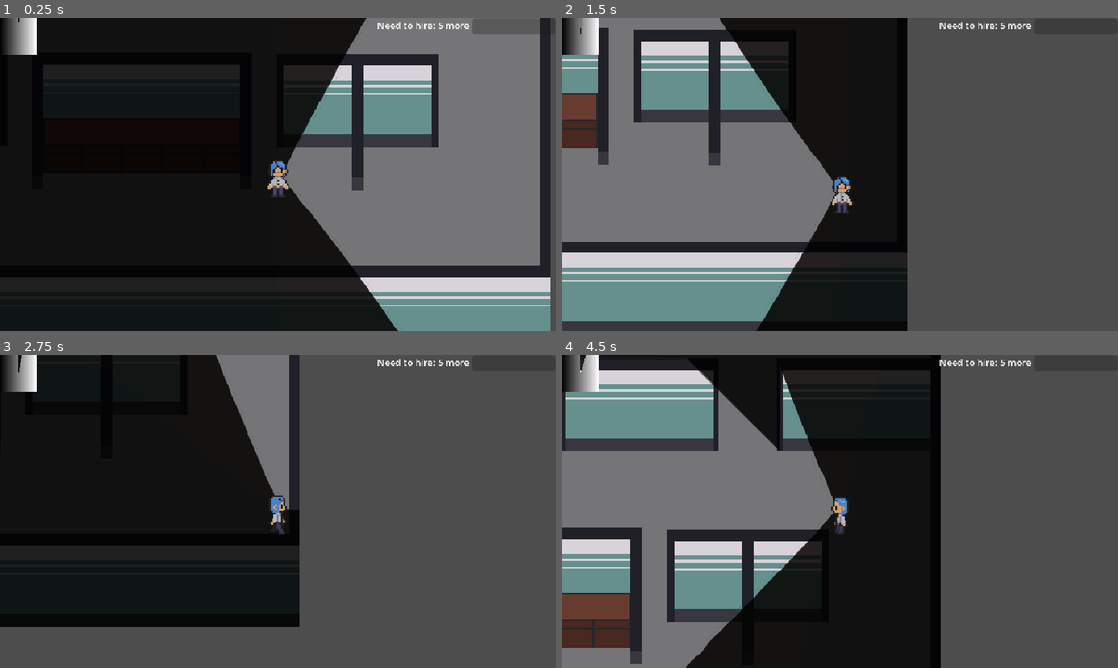
Above: before the commit, frames 1-4 (two rows, left to right).
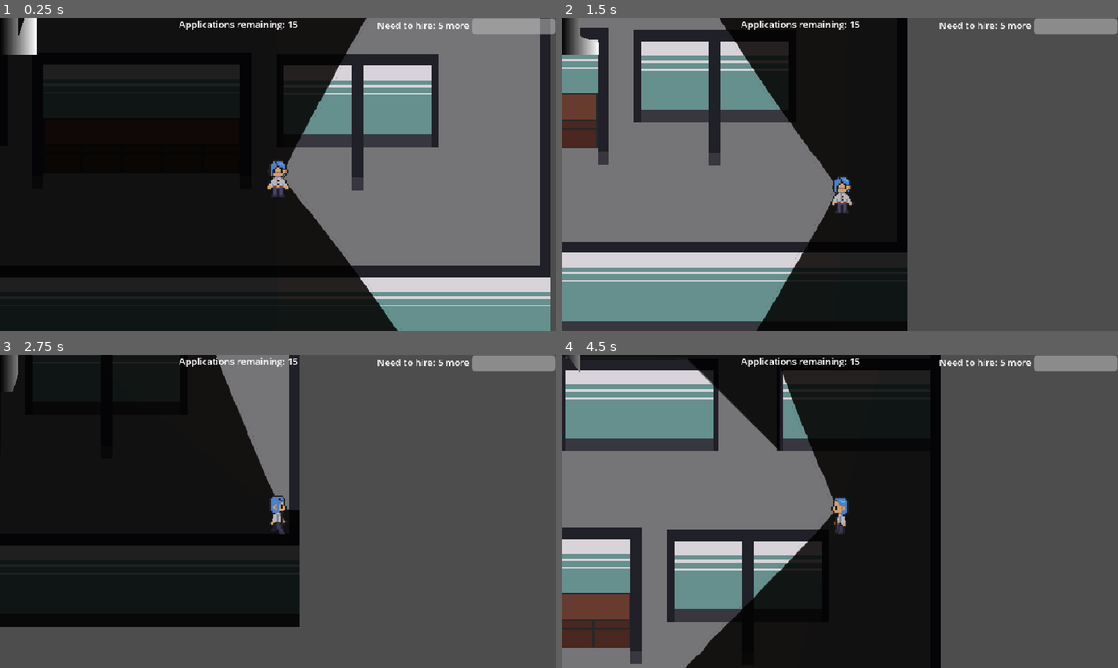
Above: after the commit, the same moments.

Repository: ygda-org/brackeys-26.2
Game: Godot game, scene res://main/main.tscn
The game is run twice, just before and just after one commit, with the same random seed, the same clock (stepped at 60 frames per second) and the same inputs. Sound files missing from this copy of the repository are replaced by a short silence.
Inputs (mouse positions are in pixels of both pictures, inside the frame that each line leads up to):
- Up to frame 1 (0.25 s): no input
- Up to frame 2 (1.5 s): tap Enter at 0.5 s; move the mouse to (962, 158) at 0.52 s; hold D (right) 0.53-1.28 s; click (962, 158) at 0.6 s; move the mouse to (728, 190) at 1.27 s; hold S (down) from 1.28 s (still down); click (728, 190) at 1.35 s
- Up to frame 3 (2.75 s): move the mouse to (333, 442) at 2.02 s; release S (down) at 2.03 s; hold D (right) from 2.03 s (still down); click (333, 442) at 2.1 s
- Up to frame 4 (4.5 s): move the mouse to (812, 574) at 2.77 s; release D (right) at 2.78 s; hold W (up) 2.78-3.53 s; click (812, 574) at 2.85 s; move the mouse to (1006, 558) at 3.52 s; hold A (left) from 3.53 s (still down); click (1006, 558) at 3.6 s; move the mouse to (673, 464) at 4.27 s; click (673, 464) at 4.35 s

The runs differ from the first frame. In frame 1, 1.0% of the frame differs, in the area x 3-100%, y 0-6%; in frame 2, 1.2%; in frame 3, 1.4%; in frame 4, 1.6%, in the area x 0-100%, y 0-12%.

Commit message:
employees leaving

Diff:
--- a/employees/employee_character.gd
+++ b/employees/employee_character.gd
@@ -16,12 +16,16 @@
 
 var current_task: Task
 
+@export var is_initial_employee: bool = false
+
 func _ready():
 	position = Vector2(1000,0)
 	GameState.employees_list.append(self)
 	await get_tree().process_frame
 	home_position = GameState.get_open_home_position()
 	GameState.day_started.connect(_on_day_start)
+	GameState.day_ended.connect($TaskIntermission.stop)
+	GameState.day_ended.connect($InTask.stop)
 
 func _physics_process(_delta):
 	if $NavigationAgent2D.is_navigation_finished():
--- a/globals/application_handler.gd
+++ b/globals/application_handler.gd
@@ -59,3 +59,5 @@
 		evil_modifier+=1
 	if(evil_modifier>0 and evil_modifier<4):
 		app.reliability-=1
+
+	return app
--- a/globals/game_state.gd
+++ b/globals/game_state.gd
@@ -1,13 +1,19 @@
 extends Node
 
-const DAY_LENGTH = 100.0
+const EMPLOYEE = preload("uid://cmbb1fu0dvb01")
+
+const DAY_LENGTH = 5.0
+const START_DAY_HIRING_QUOTA = 5
 
 signal day_started
 signal day_ended
 
 signal day_failed
 
+var pause: bool = false
+
 var camera: Camera2D
+var main: Node2D
 
 ## application accessible by Employee.application
 var employees_list: Array[Employee]
@@ -23,20 +29,54 @@
 var home_positions = []
 
 var productivity_points: int = 0
-var production_requirement: float = 25
+var production_requirement: float = 0#25
 
-var hiring_quota_remaining: int = 5
+var hiring_quota_remaining: int = START_DAY_HIRING_QUOTA
+var hiring_queue: Array[Application]
+var application_amount: int = 15
 
 func _ready():
 	day_started.connect(start_day)
 	day_failed.connect(game_over)
+	day_ended.connect(end_day)
 
 func start_day():
+	set_deferred("pause", false)
+	hiring_queue = []
+	hiring_quota_remaining = START_DAY_HIRING_QUOTA
 	productivity_points = 0
+	for i in range(application_amount):
+		hiring_queue.append(ApplicationHandler.create_application())
+
+func end_day():
+	pause = true
+	for i in range(START_DAY_HIRING_QUOTA):
+		if not employees_list:
+			break
+		var index = randi_range(0, employees_list.size()-1)
+		var employee = employees_list[index]
+		employees_list.remove_at(index)
+		employee.home_position.is_open = true
+		employee.queue_free()
+	# hire new if not filled
+	if hiring_quota_remaining > 0:
+		for i in range(hiring_quota_remaining):
+			hire()
+			await get_tree().create_timer(0.5).timeout
+	await get_tree().create_timer(2.0).timeout
+	day_started.emit()
+
+func hire():
+	var app = hiring_queue.pop_front()
+	var employee = EMPLOYEE.instantiate()
+	employee.application = app
+	main.add_child(employee)
+	hiring_quota_remaining -= 1
 
 func get_open_home_position():
 	for pos in home_positions:
 		if pos.is_open:
+			pos.is_open = false
 			return pos
 
 func game_over():
--- a/main/main.gd
+++ b/main/main.gd
@@ -1,5 +1,6 @@
 extends Node2D
 
 func _ready():
+	GameState.main = self
 	await get_tree().process_frame
 	GameState.day_started.emit()
--- a/main/main.tscn
+++ b/main/main.tscn
@@ -11,6 +11,7 @@
 
 [node name="EmployeeCharacter" parent="." unique_id=1144723912 instance=ExtResource("4_c651c")]
 position = Vector2(245, 192)
+is_initial_employee = true
 
 [node name="Player" parent="." unique_id=1482995803 instance=ExtResource("3_xwkvk")]
 position = Vector2(92, 190)
--- a/ui/hud/hud.gd
+++ b/ui/hud/hud.gd
@@ -1,29 +1,23 @@
 extends CanvasLayer
-
-var pause: bool = false
 
 func _ready():
 	$DayTimer.max_value = GameState.DAY_LENGTH
 	$DayTimer.value = GameState.DAY_LENGTH
 	GameState.day_started.connect(_on_day_started)
 
-
 func _process(delta):
-	if pause:
-		visible = false
-		return
-	else:
-		visible = true
 	$HiringAmount.text = "Need to hire: " + str(GameState.hiring_quota_remaining) + " more"
+	$AppsRemaining.text = "Applications remaining: " + str(GameState.hiring_queue.size())
 	$QuotaBar.value = GameState.productivity_points
 	$DayTimer.value = $DayTimer.value - delta
-	if $DayTimer.value < 0.1:
-		pause = true
+	if $DayTimer.value < 0.1 and not GameState.pause:
 		if GameState.productivity_points < GameState.production_requirement:
 			GameState.day_failed.emit()
 		else:
 			GameState.day_ended.emit()
 
 func _on_day_started():
-	pause = false
+	visible = true
+	$DayTimer.value = GameState.DAY_LENGTH
+	$QuotaBar.value = 0.0
 	$QuotaBar.max_value = GameState.production_requirement
--- a/ui/hud/hud.tscn
+++ b/ui/hud/hud.tscn
@@ -30,3 +30,10 @@
 offset_right = 808.0
 offset_bottom = 24.0
 text = "Need to hire: 5 more"
+
+[node name="AppsRemaining" type="Label" parent="." unique_id=1254123383]
+offset_left = 309.0
+offset_top = -1.0
+offset_right = 349.0
+offset_bottom = 22.0
+text = "Applications remaining: "
